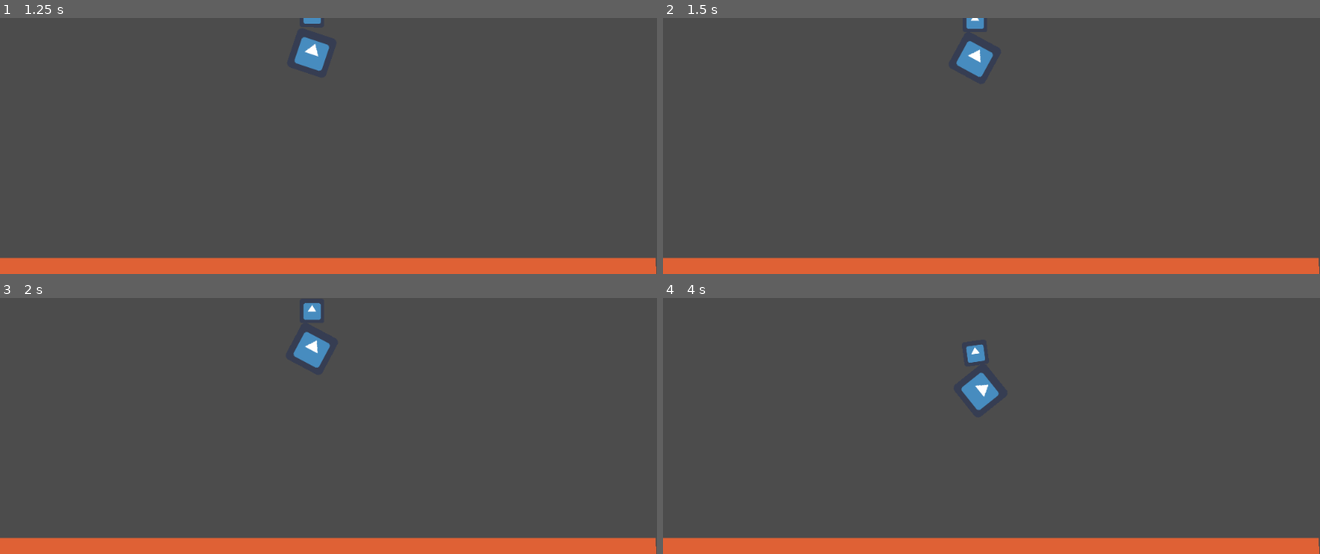
Above: before the commit, frames 1-4 (two rows, left to right).
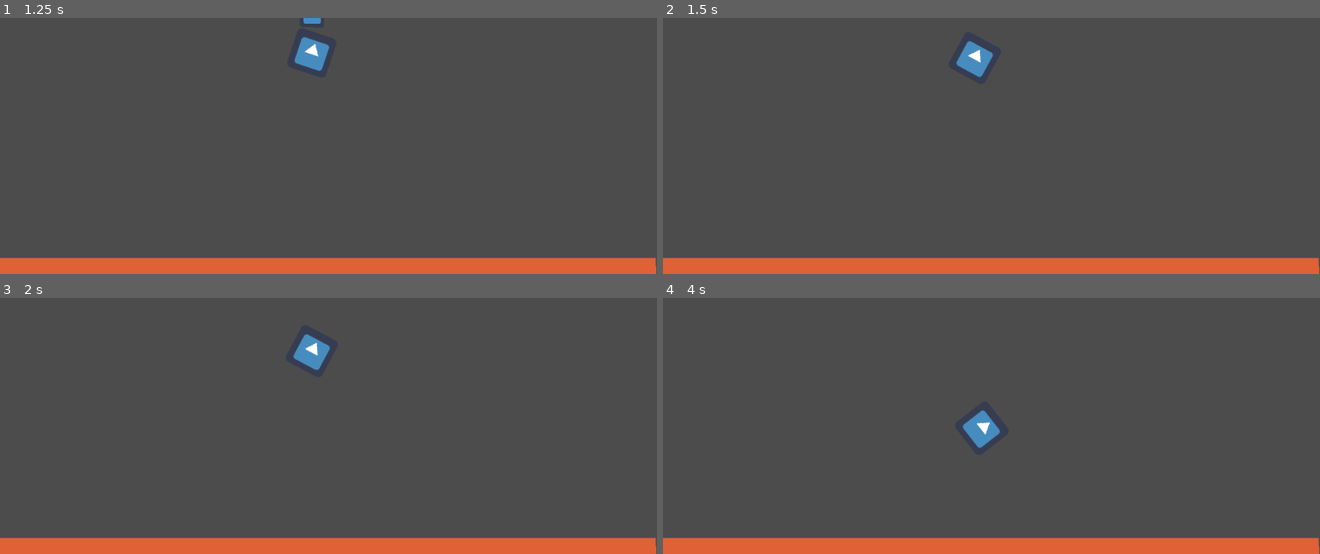
Above: after the commit, the same moments.

Repository: swift456/mars-lander
Game: Godot game, scene res://Main.tscn
Same seed, same stepped clock (60 frames per second), same inputs: the game is played once before the commit and once after it. Before the commit the project has no main scene; this scene is started directly in both runs. The engine's default icon, where the game draws it, is replaced by a stand-in: a white triangle on a blue panel in a dark square.
Inputs:
- Up to frame 1 (1.25 s): hold Right (right) from 0.53 s (still down); tap Space (parachute) at 0.6 s
- Up to frame 2 (1.5 s): release Right (right) at 1.28 s; hold Left (left) from 1.28 s (still down); tap Space (parachute) at 1.35 s
- Up to frame 3 (2 s): keep holding Left (left)
- Up to frame 4 (4 s): release Left (left) at 2.03 s; hold Right (right) 2.03-2.78 s; tap Space (parachute) at 2.1, 2.85, 3.6 s; hold Up (thrust) 2.78-3.53 s; hold Left (left) from 3.53 s (still down)

Frame 1 is identical in both runs. In frame 2, 0.1% of the frame differs, in the area x 46-49%, y 0-5%; in frame 3, 0.4%; in frame 4, 1.2%, in the area x 45-52%, y 17-59%.
Error after the commit: Attempt to call function 'queue_free' in base 'previously freed instance' on a null instance. (res://Lander.gd:51)

Commit message:
Implementing thrust caused an issue with the deployment and cutting of the parachute. When using thrust after deploying parachute, game could not be put into the PARACHUTE_DEPLOYED state.

Diff:
--- a/Prototyping/LandingTest/Lander.gd
+++ b/Prototyping/LandingTest/Lander.gd
@@ -46,9 +46,8 @@
 				instance.set_mass(drag)
 				drag += 1 * delta
 				if drag >= 2.7:
-					_state = State.PARACHUTE_DEPLOYED
+					_state = State.FREEFALL
 		State.PARACHUTE_DEPLOYED:
-			if Input.is_action_just_pressed("parachute"):
 				instance.queue_free()
 				_state = State.FREEFALL
 
@@ -77,6 +76,8 @@
 
 	if Input.is_action_just_pressed("parachute") && parachute_count == 0:
 		_state = State.PARACHUTE_DEPLOY
+	if Input.is_action_just_pressed("parachute") && parachute_count >= 1:
+		_state = State.PARACHUTE_DEPLOYED
 	if Input.is_action_just_pressed("thrust"):
 		_state = State.THRUST
 
--- a/Prototyping/LandingTest/project.godot
+++ b/Prototyping/LandingTest/project.godot
@@ -11,6 +11,7 @@
 [application]
 
 config/name="Landing Test"
+run/main_scene="res://Main.tscn"
 config/icon="res://icon.png"
 
 [display]
